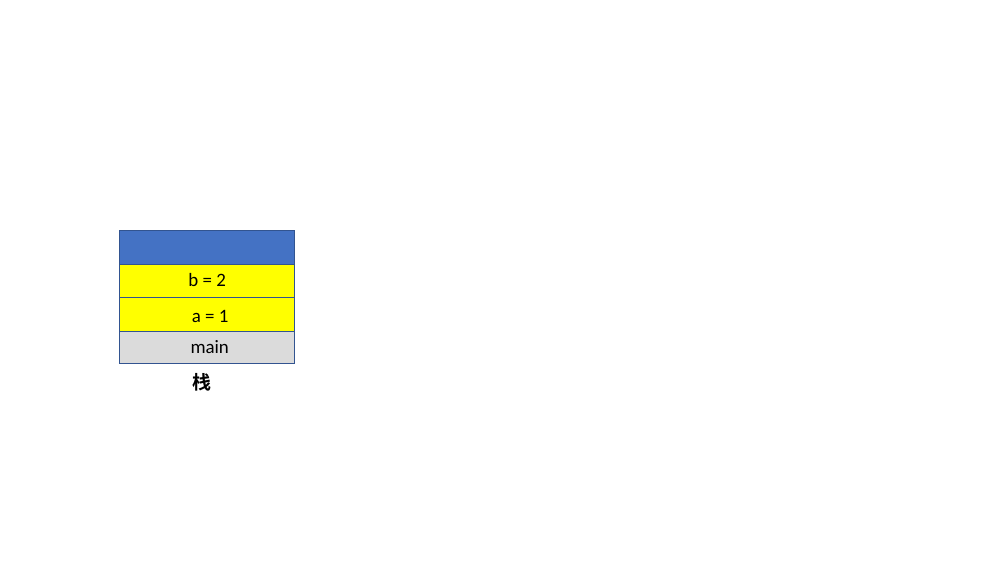
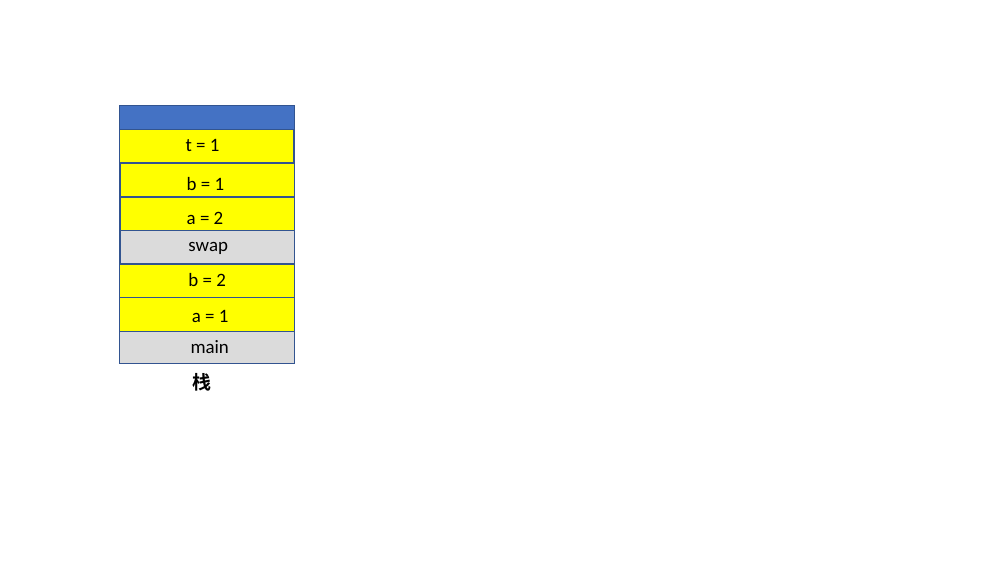
Before and after one commit to zhengdunhao/UploadFiles, a slide deck: slide 1 of ImagePPT.pptx. Drawn at 1008x567 pixels with LibreOffice and Linux fonts; fonts in the diff are those of the drawing. Boxes give left, top, right and bottom in pixels: in the first picture for what was removed or moved away, otherwise in the second. Text is boxed around its words. In the diff, an @@ line names an element or a change of style, - is before the commit and + after.

```diff
--- a/ImagePPT.pptx
+++ b/ImagePPT.pptx
@@ rectangle resized from (x1=120, y1=231, x2=294, y2=361) to (x1=120, y1=105, x2=294, y2=361) @@
@@ rectangle added at (x1=119, y1=129, x2=293, y2=163), fill #FFFF00, outline #325491 1 pt @@
@@ text added at (x1=186, y1=138, x2=220, y2=151), 18 pt, text #000000 @@
+t = 1
@@ rectangle added at (x1=120, y1=163, x2=294, y2=197), fill #FFFF00, outline #325491 1 pt @@
@@ text added at (x1=187, y1=177, x2=225, y2=190), 18 pt, text #000000 @@
+b = 1
@@ rectangle added at (x1=120, y1=197, x2=294, y2=231), fill #FFFF00, outline #325491 1 pt @@
@@ rectangle added at (x1=120, y1=231, x2=294, y2=264), fill #DBDBDB, outline #325491 1 pt @@
@@ text added at (x1=187, y1=211, x2=224, y2=224), 18 pt, text #000000 @@
+a = 2
@@ text added at (x1=188, y1=242, x2=228, y2=254), 18 pt, text #000000 @@
+swap
```
Also in this commit, not shown: 1 slide added, 1 other file.
